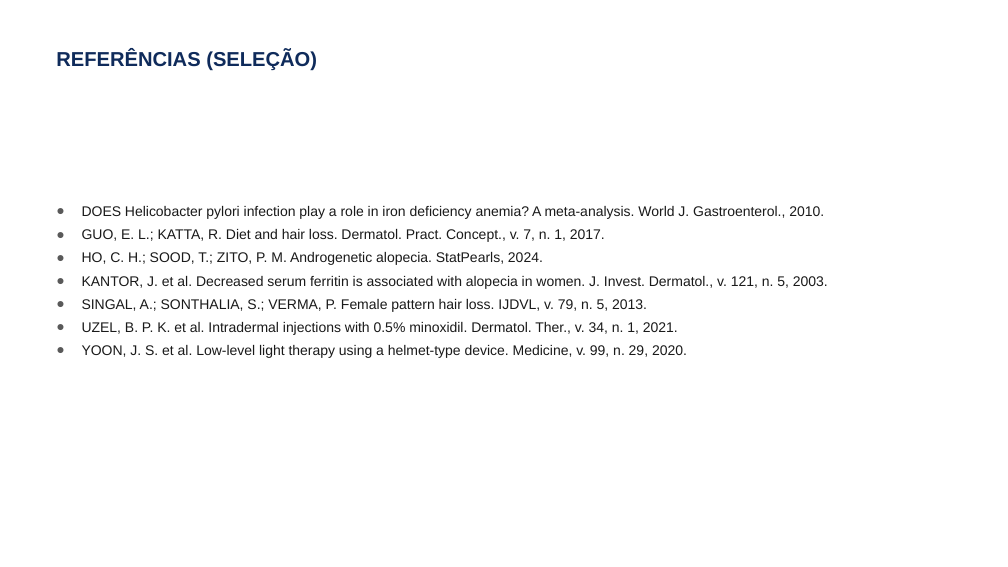
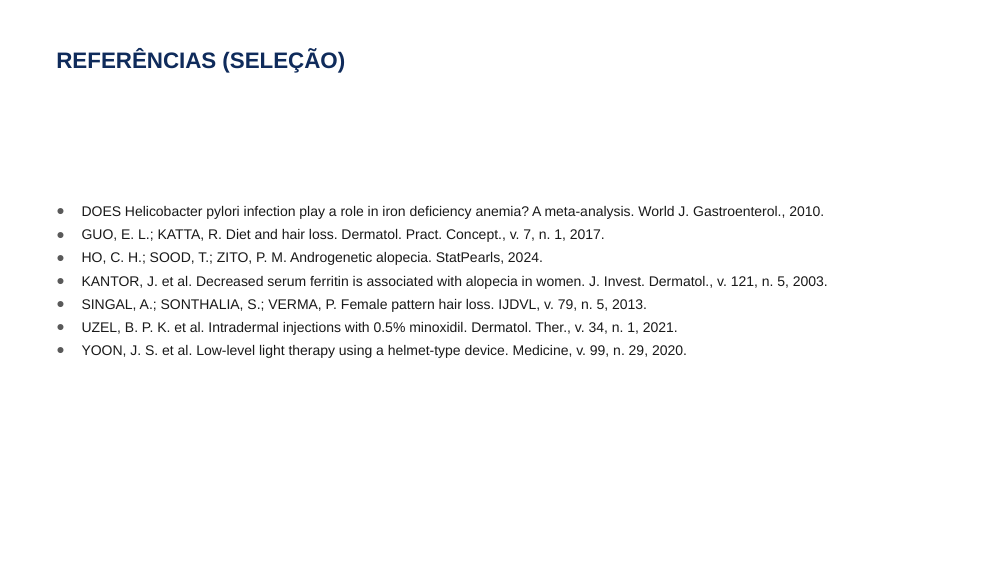
Before and after one commit to elson-vinicius-lopes/uniplac, a slide deck: slide 8 of resultados finais/mostra-cientifica-2026/Mostra-Cientifica-2026-Apresentacao-AAF-H-pylori.pptx (slide 9 before the commit). Drawn at 1008x567 pixels with LibreOffice and Linux fonts; fonts in the diff are those of the drawing; background and template pictures are left out. Boxes give left, top, right and bottom in pixels: in the first picture for what was removed or moved away, otherwise in the second. Text is boxed around its words. In the diff, an @@ line names an element or a change of style, - is before the commit and + after.

```diff
--- a/resultados finais/mostra-cientifica-2026/Mostra-Cientifica-2026-Apresentacao-AAF-H-pylori.pptx
+++ b/resultados finais/mostra-cientifica-2026/Mostra-Cientifica-2026-Apresentacao-AAF-H-pylori.pptx
@@ title "REFERÊNCIAS (SELEÇÃO)" at [56, 51, 345, 73]: size 14.4 to 16 pt @@
```
Also in this commit, not shown: 7 other slides changed, 1 slide added, 2 slides removed, 27 other files.
